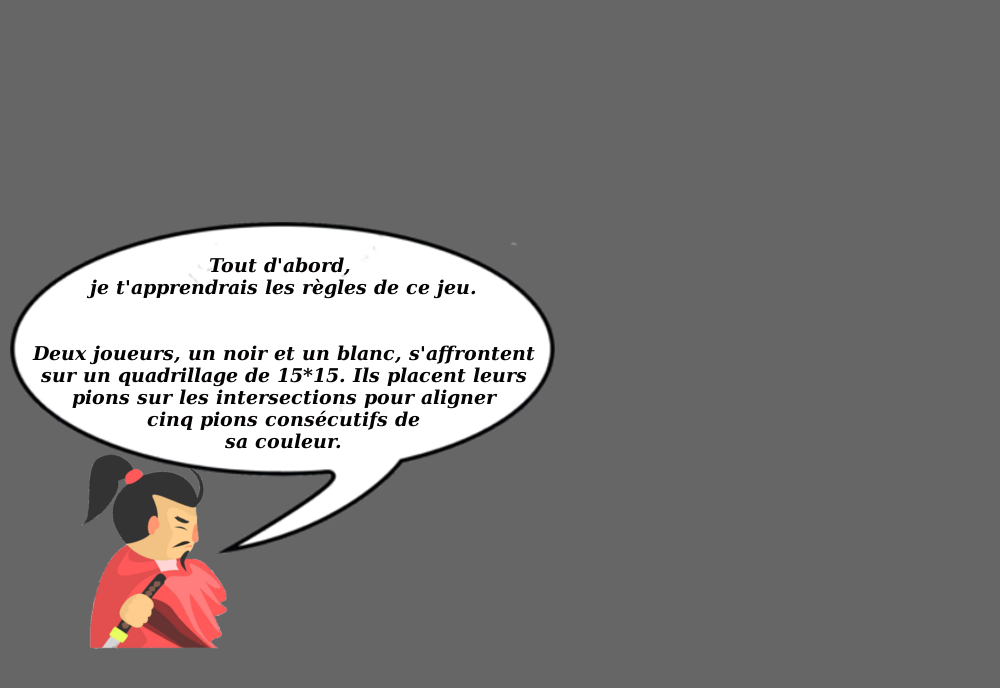
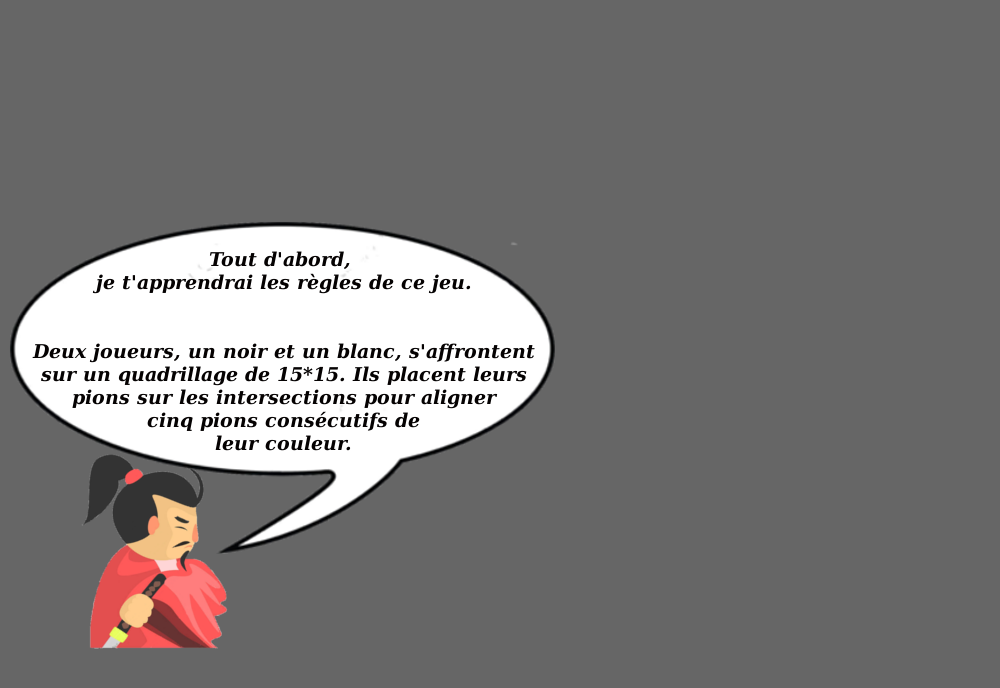
Layered file, before and after one edit (1000x688). Changes by layer:
painted on "Tout d'abord, ..." over <box>32,251,535,451</box>
